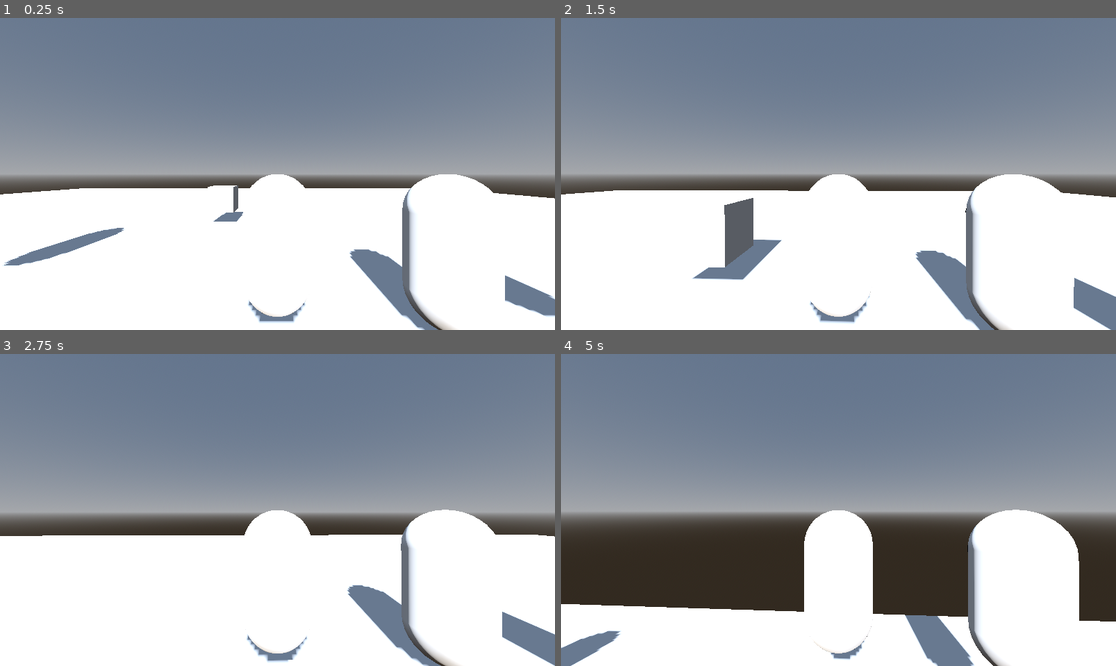
Above: before the commit, frames 1-4 (two rows, left to right).
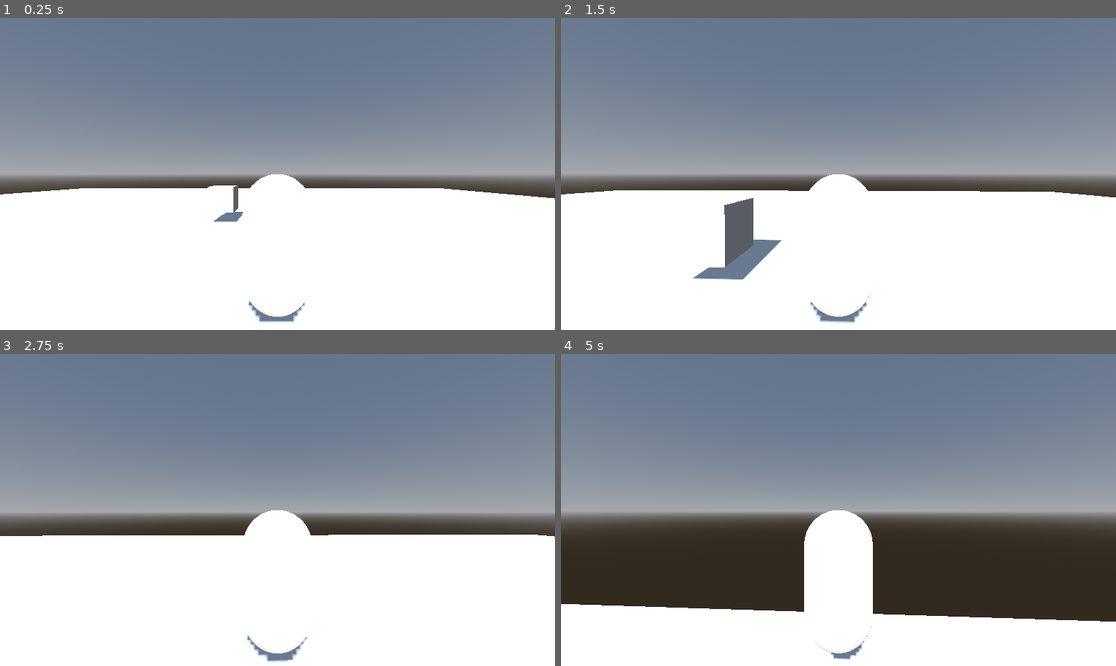
Above: after the commit, the same moments.

Repository: olddine/prueba-godot-2
Game: Godot game, scene res://scene/main.tscn
The game is run twice, just before and just after one commit, with the same random seed, the same clock (stepped at 60 frames per second) and the same inputs.
Inputs (mouse positions are in pixels of both pictures, inside the frame that each line leads up to):
- Up to frame 1 (0.25 s): no input
- Up to frame 2 (1.5 s): tap Enter (ui_accept) at 0.5, 0.77 s; move the mouse to (866, 174) at 0.52 s; hold W (ui_up) from 0.53 s (still down); move the mouse to (810, 174) at 1.27 s
- Up to frame 3 (2.75 s): keep holding W (ui_up); tap Enter (ui_accept) at 1.52 s; move the mouse to (288, 503) at 2.02 s
- Up to frame 4 (5 s): keep holding W (ui_up); move the mouse to (832, 516) at 2.77 s; tap Enter (ui_accept) at 3.02, 3.77, 4.52 s; move the mouse to (877, 513) at 3.52 s; move the mouse to (794, 506) at 4.27 s

The runs differ from the first frame. In frame 1, 4.0% of the frame differs, in the area x 0-100%, y 50-100%; in frame 2, 3.5%; in frame 3, 4.0%; in frame 4, 8.4%, in the area x 0-94%, y 49-100%.
Error after the commit: Invalid access to property or key 'global_tranform' on a base object of type 'CharacterBody3D (player.gd)'. (res://scene/enemy.gd:11)

Commit message:
error enemy

Diff:
--- /dev/null
+++ b/GDSCOOL 3D GODOT 4/scene/enemy.gd
@@ -0,0 +1,16 @@
+extends CharacterBody3D
+
+@export var speed = 200
+# Called when the node enters the scene tree for the first time.
+func _ready():
+	pass # Replace with function body.
+
+
+# Called every frame. 'delta' is the elapsed time since the previous frame.
+func _process(delta):
+	var target = get_parent().get_node("player").global_tranform.origin
+	look_at(target, Vector3.UP)
+	var move = (target - global_transform.origin).normalized()*speed
+	velocity = move * delta
+	move_and_slide()
+	pass
--- /dev/null
+++ b/GDSCOOL 3D GODOT 4/scene/enemy.tscn
@@ -0,0 +1,30 @@
+[gd_scene load_steps=7 format=3 uid="uid://csfy2wj0p7hhv"]
+
+[ext_resource type="Script" path="res://scene/enemy.gd" id="1_7a1bd"]
+
+[sub_resource type="StandardMaterial3D" id="StandardMaterial3D_yyjvq"]
+albedo_color = Color(0.20783, 1.11663e-05, 0.85698, 1)
+
+[sub_resource type="CapsuleMesh" id="CapsuleMesh_o2ygo"]
+
+[sub_resource type="StandardMaterial3D" id="StandardMaterial3D_3owaa"]
+albedo_color = Color(0.738366, 0, 0.0708816, 1)
+
+[sub_resource type="CapsuleMesh" id="CapsuleMesh_keg78"]
+
+[sub_resource type="CapsuleShape3D" id="CapsuleShape3D_g0ve3"]
+
+[node name="enemy" type="CharacterBody3D"]
+script = ExtResource("1_7a1bd")
+
+[node name="body" type="MeshInstance3D" parent="."]
+material_override = SubResource("StandardMaterial3D_yyjvq")
+mesh = SubResource("CapsuleMesh_o2ygo")
+
+[node name="eyes" type="MeshInstance3D" parent="body"]
+transform = Transform3D(-1.09278e-08, -0.25, 0, 0.25, -1.09278e-08, 0, 0, 0, 0.25, 0, 0.536336, -0.503319)
+material_override = SubResource("StandardMaterial3D_3owaa")
+mesh = SubResource("CapsuleMesh_keg78")
+
+[node name="Collision" type="CollisionShape3D" parent="."]
+shape = SubResource("CapsuleShape3D_g0ve3")
--- a/GDSCOOL 3D GODOT 4/scene/main.tscn
+++ b/GDSCOOL 3D GODOT 4/scene/main.tscn
@@ -1,6 +1,7 @@
-[gd_scene load_steps=10 format=3 uid="uid://bco2y8b5wo1jj"]
+[gd_scene load_steps=11 format=3 uid="uid://bco2y8b5wo1jj"]
 
 [ext_resource type="PackedScene" uid="uid://bpmc2g58jnbn8" path="res://scene/player.tscn" id="2_04gi3"]
+[ext_resource type="PackedScene" uid="uid://csfy2wj0p7hhv" path="res://scene/enemy.tscn" id="2_fyg6m"]
 
 [sub_resource type="ProceduralSkyMaterial" id="ProceduralSkyMaterial_6l52n"]
 
@@ -54,14 +55,5 @@
 [node name="player" parent="." instance=ExtResource("2_04gi3")]
 transform = Transform3D(1, 0, 0, 0, 1, 0, 0, 0, 1, 2.21418, 1.17205, 0.351657)
 
-[node name="player2" parent="." instance=ExtResource("2_04gi3")]
-transform = Transform3D(1, 0, 0, 0, 1, 0, 0, 0, 1, 4.42836, 1.0653, 0.703314)
-
-[node name="player3" parent="." instance=ExtResource("2_04gi3")]
-transform = Transform3D(1, 0, 0, 0, 1, 0, 0, 0, 1, 6.23357, 2.1306, 1.40663)
-
-[node name="player4" parent="." instance=ExtResource("2_04gi3")]
-transform = Transform3D(1, 0, 0, 0, 1, 0, 0, 0, 1, -3.62152, 4.26121, 2.81326)
-
-[node name="player5" parent="." instance=ExtResource("2_04gi3")]
-transform = Transform3D(1, 0, 0, 0, 1, 0, 0, 0, 1, 8.72416, 6.39181, 4.21988)
+[node name="enemy" parent="." instance=ExtResource("2_fyg6m")]
+transform = Transform3D(1, 0, 0, 0, 1, 0, 0, 0, 1, 2.33744, 1.40068, 4.97139)
